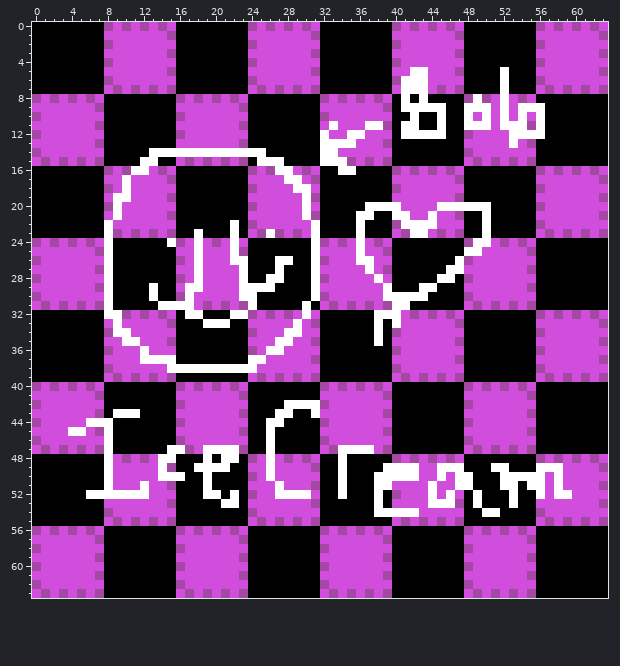
Two states of a pixel-art sprite, textures/tutorialbob.png. The picture above is the old version.
The file is 64x64 pixels.
After the commit:
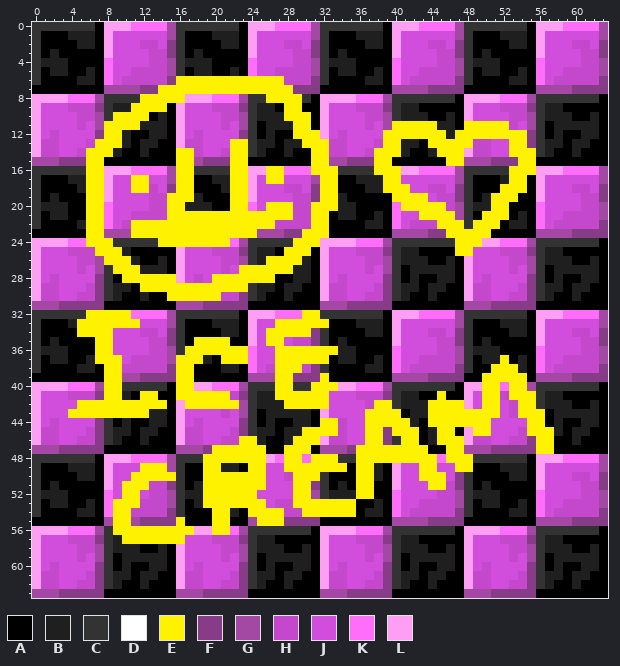
Palette (. is transparent): A #000000  B #1f1f1f  C #333333  D #ffffff  E #fff200  F #863c87  G #a349a4  H #c348cc  J #d14ddb  K #ff6ef9  L #ff9ff4
Difference:
Changed rows in their new state; - is an unchanged pixel.
first column x 0:
 0 CCCCCCC-LLLKKKKGCCCCCCC-LLLKKKKGCCCCCCC-LLLKKKKGCCCCCCC-LLLKKKKG
 1 C---BBB-L-------C---BBB-L-------C---BBB-L-------C---BBB-L-------
 2 C----BB-L---HH-FC----BB-L---HH-FC----BB-L---HH-FC----BB-L---HH-F
 3 C-B-----L----HHFC-B-----L----HHFC-B-----L----HHFC-B-----L----HHF
 4 CBBB----K----HHGCBBB----K----HHGCBBB----K----HHGCBBB----K----HHG
 5 C-BB--B-K--HHHH-C-BB--B-K--HHHH-C-BB--B-K-JHHHH-C-BBA-B-K--HHHH-
 6 C----BB-K-HHHHHFEEEEEEEEEEEEHHHFC----BB-KJHHHHHFC---ABB-K-HHHHHF
 7 --------G-G-FFEEEEEEEEEEEEEEEFFF--------GGGGFFFF----A---G-G-FFFF
 8 LLLLKKKGCCCCEEEEELLLKKKGCCEEEEC-LLLLKKKGCCCCCCC-LLLLKKKGCCCCCCC-
 9 L---HHHFCBBEEEE-L---HHHFCBB-EE--L---HHHFCBBAAA--LJJ-HHHFCBB-----
10 L----HHGCEEEE-B-L----HHGCBBBEEE-L----HHGCBBB-AB-L-J-JHHGCBBB--B-
11 L----H--EEEEBBB-L----H--C-BBBEE-LJ---HJ-EEEEEBB-EEEEEHJ-C-BBBBB-
12 L-H----FEEB--BB-L-H----FC-B--EEEL-HJJ--EEEEEEEBEEEEEEEEFC-B--BB-
13 LHH---HEEEB-BB--LHH---EECBB-BBEEEHHJ--HEEBB-EEEEEHH--EEFCBB-BB--
14 LHH--HEEEB--BAAAEEHJJHEECB--B--EEHH--HEEEB--BEEELHH--EEECB--B---
15 G-GFFFEE----AA--EEGFFFEE-AAA---EEGGFFFEE------EEG-GFFFEE--------
16 CCCCCCEELLLKKKKGEECCCCEELLEEKKKEEECCCCEEELLKKKKGCCCCCEEELLLKKKKG
17 C---BBEEL-JEE---EE--BBEEL-EEJJ--EE--BBBEE-------C---BEE-L-------
18 C----BEEL-JEEH-FEE---BEEL---HHJFEE---BBEEE--HH-FC---EEE-L---HH-F
19 C-B---EELJJ--HHEEEB---EEL----HHFEEB-----EEEE-HHFC-BEEE--L----HHF
20 CBBB--EEKJ---HHEEBBB--EEK-EEEHHEEEBB-AAAKEEEEEHGCBBEE---K----HHG
21 C-BB--EEKJ-HHHHEEEEEEEEEEEEEEHHEE-BBAAB-KJ-EEEE-C-EEE-B-K--HHHH-
22 C----BEEK-HEEEEEEEEEEEEEEEEHHHHEE---ABB-KJHHHEEECEEE-BB-K-HHHHHF
23 ------EEG-GEEEEEEEEEEEEEE-G-FFEEE---A---G-GGFFEEEEE-----G-G-FFFF
24 LLLLKKEEECCCCCEEEEEEEEKGCCCCCEEELLLLKKKGCCCCCCCEEELLKKKGCCCCCCC-
25 L---HHHEEEB-----L-J-HHHFCBB-EEEAL---HHHFCBB----EEJ--HHHFCBB-----
26 L----HHGEEEB--B-L-J--HHGCBEEEEBAL---JHHGCBBB--BAL----HHGCBBB--B-
27 L----H--CEEEBBB-L-J--H-EEEEEEBBAL----H--C-BBBBBAL----H--C-BBBBB-
28 L-H----FC-EEEEEEL-H-EEEEEEEA-BBAL-H---JFC-B--BB-L-H----FC-B--BB-
29 LHH---HFCBB-EEEEEEEEEEEECBB-BB-ALHH---HFCBBABB--LHH---HFCBB-BB--
30 LHH--HHFCB--BA-EEEEEEHHFCB--B--ALHH--HHFCBAAB---LHH--HHFCB--B---
31 G-GFFFFFA-----AAGGGFFFFFA-----A-G-GFFFFFAA------G-GFFFFF--------
32 CCCCCCEEEEEKKKKGCCCCCCCALLLKKKEECCCCCCCALLLKKKKGCCCCCCC-LLLKKKKG
33 C---BEEEEEEE----C--ABBB-L--EEEEEE---BBB-L-------C---BBB-L-------
34 C----EEEEJJ-HH-FC----BB-L-EEEEEFC----BB-L---HH-FC----BB-L---HH-F
35 C-B----EE-JJ-HHFC-EEEE--L-EEJHHFC-B---A-L----HHFC-B-----L----HHF
36 CBBB---EE---JHHGCEEEEEEEK-JEEEEEEEBB----K----HHGCBBB----K----HHG
37 C-BB--BEEE-HHHHGEEEB-EEEKJ-EEEEEE-BB--B-K--HHHH-C-BBE-B-K--HHHH-
38 C----BB-EEHHHHHFEEAAABBAK-HEEEHFC----BB-K-HHHHHFC--EEEB-K-HHHHHF
39 --------EEG-FFFFEE------G-GEEFFFE-------G-G-FFFF--EEEEE-G-G-FFFF
40 LLLLKKKGEECCCCC-EELLKKKGCCCEECCEEELLKKKGCCCCCCC-LLEEKEEGCCCCCCC-
41 L---HHHFEEB-EE--EEEEEEHFCBBEEEEEE---HHHFCBB--E--L-EEHEEECBB-----
42 L----EEEEEEEEEE-LEEEEEEGCBBBEEEEE----HEECBBBEEEEL-EE-HEECBBB--B-
43 L---EEEEEEEEEBB-L----H--C-BBBBBAL----EEEE-BBEEEEEEEE-HEEE-BBBBB-
44 L-H---JFC-B--BB-L-H----FC-BA-BB-EEH--EEEEEB-EEEEEEE----EE-B--BB-
45 LHH-JJHFCBB-BB--LHH---HFCBB-BBEEEEH--EEFEEE-BEE-LEE---HEEEB-BB--
46 LHH--HHFCB--B---LHH--HHEEBA-BEEELHH--EEFCEE-BEEELHH--HHFEE--B---
47 G-GFFFFFA------AG-GFEEEEEEA-EEE-G-GFEEEEEEEE--EEG-GFFFFFEE------
48 CCCCCCC-LLLKKKKGCCCEEEEEEELKEEKEEECCEEEEEEEEEKEEECCCCCC-LLLKKKKG
49 C---BBB-L---EEE-C-AEEBB-EEJ-EEEEEEE-EEBALJJEEJJEE--ABBB-LJJ-----
50 C----BB-L--EEEEEC--EEEEEEEJ-HEEEC-A-EEBALJJEEE-FC---ABBAL-J-HH-F
51 C-B-----L-EEEHHFC-BEEEEEEE-J-EEFC-B-EEAAL---EEHFC-B-AA-AL-J--HHF
52 CBBB--AAKJEEJHHGCBBEEEEEE--JJEEGCBBBEEA-K---JHHGCBBB-A--K-JJ-HHG
53 C-BB--B-KEEEHHH-C-BEEEEEEE-HHEEEEEEE--B-K--HHHH-CABB-AB-K--HHHH-
54 C----BB-KEEHHHHFC---EEB-EEEEHHEEEEEE-BBAKJHHHHHFC-AA-BB-K-HHHHHF
55 --------GEE-FFFFE---EE--GEEEFFFF--------G-G-FFFF--------G-G-FFFF
56 LLLLKKKGCEEEEEEEEELLEEKGCCCCCCC-LLLLKKKGCCCCCCC-LLLLKKKGCCCCCCC-
57 L---HHHFCBEEEEEEE---HHHFCBB-----L---HHHFCBB-----L---HHHFCBB-----
58 L----HHGCBBB--B-L----HHGCBBB--B-L----HHGCBBB--B-L----HHGCBBB--B-
59 L----H--C-BBBBB-L----H--C-BBBBB-L----H--C-BBBBB-L----H--C-BBBBB-
60 L-H----FC-B--BB-L-H----FC-B--BB-L-H----FC-B--BB-L-H----FC-B--BB-
61 LHH---HFCBB-BB--LHH---HFCBB-BB--LHH---HFCBB-BB--LHH---HFCBB-BB--
62 LHH--HHFCB--B---LHH--HHFCB--B---LHH--HHFCB--B---LHH--HHFCB--B---
63 G-GFFFFF--------G-GFFFFF--------G-GFFFFF--------G-GFFFFF--------
Changed places in both pictures, as pixel boxes (x1, y1, x2, y2):
changed: (32, 22, 608, 598)
